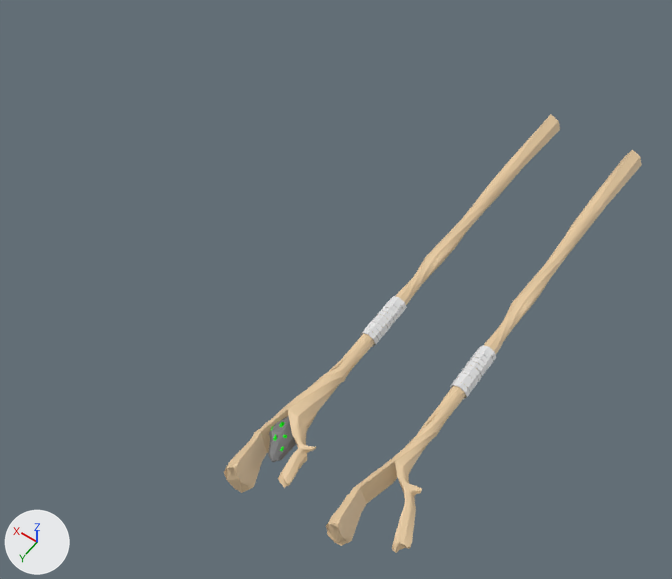
Two versions of the Blender file Assets/ImportedAssets/_Models/GnomeTreeStaff.blend, one commit apart.
Camera for both pictures: a 50 mm camera at (-2.85, 4.85, 7.65) aimed at (0.77, -0.21, -0.32). The lights are fixed; the arrows at lower left show +X, +Y and +Z.

Objects in the first picture: 'Bandages', 'Bandages.001', 'CommonGnomeTreeStaff', 'Cylinder', 'UncommonGnomeTreeStaff.001'.
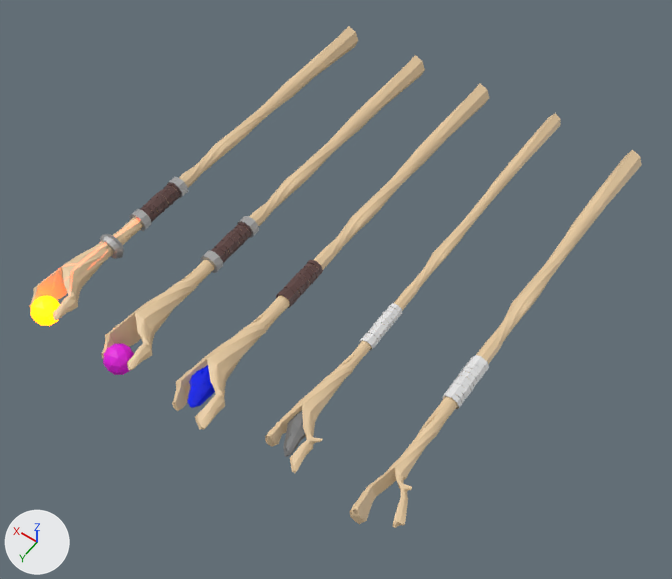
Boxes [x1, y1, x2, y2] around the edits, measured in the pictures (672 x 579 px; the box of a moved part takes in the faces that stretch with it):
'CommonGnomeTreeStaff', reshaped (8% narrower, 6% shorter): before [326, 150, 642, 553]; after [350, 150, 642, 528]
'RareGnomeTreeStaff', added (beige): after [172, 83, 489, 430]
'UncommonGnomeTreeStaff.001', deleted (beige): before [224, 114, 560, 493]
'EpicGnomeTreeStaff', added (beige): after [101, 55, 425, 375]
'LegendaryGnomeTreeStaff', added (beige): after [29, 26, 359, 326]
'UncommonGnomeTreeStaff', added (beige): after [265, 113, 561, 473]
'Bandages', moved: before [450, 345, 496, 399]; after [442, 355, 489, 410]
'Bandages.001', deleted: before [360, 296, 407, 347]
'Cylinder', deleted: before [268, 416, 296, 462]
part 1 of me_cylinder, moved or reshaped: before [326, 419, 437, 553]; after [350, 418, 436, 528]

Edits to the bpy script that builds the scene:
```text
Change me_cylinder:
    used by ob_commongnometreestaff; location = (-1.05, 0.0, 0.0); rotation_euler = (-1.571, 1.571, 0.0), in degrees (-90, 90, 0); scale = (0.163, 0.163, 0.163)
    remove me_cylinder.from_pydata(...)  # 2341 vertices, 4240 faces; spans x -1.0..1.4, y -1.8..2.9, z -21.9..13.4
    add me_cylinder.from_pydata(...)  # 2341 vertices, 4240 faces; spans x -1.0..1.0, y -1.1..2.0, z -21.9..11.9
    me_cylinder part 1: 1196 of 2341 vertices moved; they spanned x -1.0..1.4, y -1.8..2.9, z 5.2..13.4 and now span x -0.7..0.9, y -1.1..2.0, z 5.2..11.9; mean shift (0.0, -0.1, -0.1); largest move (0.5, -1.2, 13.4) -> (0.3, -0.7, 11.9)
Change ob_bandages:
    ob_bandages.location: (0.0, 0.0, 0.0) -> (0.0, -0.143, 0.0)
Remove ob_uncommongnometreestaff_001:
    ob_uncommongnometreestaff_001 = bpy.data.objects.new('UncommonGnomeTreeStaff.001', me_cylinder_002)
Remove ob_bandages_001:
    ob_bandages_001 = bpy.data.objects.new('Bandages.001', me_cylinder_003)
Remove ob_cylinder:
    ob_cylinder = bpy.data.objects.new('Cylinder', me_cylinder_004)
Add ob_legendarygnometreestaff:
    ob_legendarygnometreestaff = bpy.data.objects.new('LegendaryGnomeTreeStaff', me_cylinder_007)  # 1047 vertices, 1395 faces; spans x -1.0..1.3, y -1.6..1.7, z -21.9..12.7; in mat_material_001 (beige #e7caa1), mat_metal (light grey #c9c9c9), mat_material_006 (brown #5b403d), mat_material (orange #e78a00), mat_material_004 (grey #a7a7a7)
    ob_legendarygnometreestaff.location = (2.95, 0.0, 0.0)
    ob_legendarygnometreestaff.rotation_euler = (-1.571, 1.571, 0.0)  # degrees (-90, 90, 0)
    ob_legendarygnometreestaff.scale = (0.163, 0.163, 0.163)
Add ob_epicgnometreestaff:
    ob_epicgnometreestaff = bpy.data.objects.new('EpicGnomeTreeStaff', me_cylinder_008)  # 2622 vertices, 4423 faces; spans x -1.0..1.3, y -1.6..1.7, z -21.9..12.7; in mat_material_001 (beige #e7caa1), mat_metal (light grey #c9c9c9), mat_material_006 (brown #5b403d), mat_material_007 (pink #e700e1)
    ob_epicgnometreestaff.location = (1.92, 0.0, 0.0)
    ob_epicgnometreestaff.rotation_euler = (-1.571, 1.571, 0.0)  # degrees (-90, 90, 0)
    ob_epicgnometreestaff.scale = (0.163, 0.163, 0.163)
Add ob_raregnometreestaff:
    ob_raregnometreestaff = bpy.data.objects.new('RareGnomeTreeStaff', me_cylinder_005)  # 4644 vertices, 6660 faces; spans x -1.0..1.1, y -1.6..2.0, z -21.9..12.7; in mat_material_001 (beige #e7caa1), mat_material_006 (brown #5b403d), mat_material_002 (green #00e70c)
    ob_raregnometreestaff.location = (0.97, 0.0, 0.0)
    ob_raregnometreestaff.rotation_euler = (-1.571, 1.571, 0.0)  # degrees (-90, 90, 0)
    ob_raregnometreestaff.scale = (0.163, 0.163, 0.163)
Add ob_uncommongnometreestaff:
    ob_uncommongnometreestaff = bpy.data.objects.new('UncommonGnomeTreeStaff', me_cylinder_004_1)  # 4748 vertices, 6866 faces; spans x -1.3..0.6, y -0.9..2.1, z -22.6..10.8; in mat_material_002 (green #00e70c), mat_material_003 (grey #727272), mat_material_010 (white #e7e7e7), mat_material_001 (beige #e7caa1)
    ob_uncommongnometreestaff.location = (0.0, 0.14, 0.0)
    ob_uncommongnometreestaff.rotation_euler = (-1.571, 1.571, 0.0)  # degrees (-90, 90, 0)
    ob_uncommongnometreestaff.scale = (0.163, 0.163, 0.163)
```
